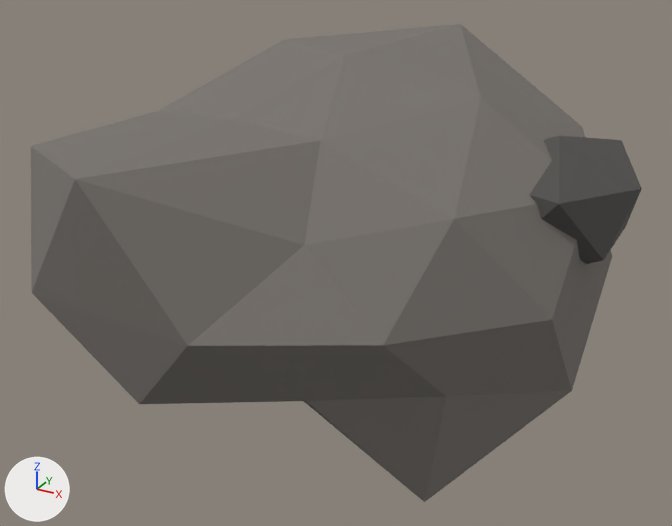
A saved change to the glTF model assets/models/kits/rock_boulder_a.glb.
Camera for both pictures: a 50 mm lens placed at (2.34, -4.36, 1.48), pointed at (-0.04, -0.03, -0.68). The lights are fixed; the arrows at lower left show +X, +Y and +Z. The first picture is the older version. Vertices at exactly the same position are counted once.

Before the edit, the objects in view are built like this:
```python
me_rock_boulder_a = bpy.data.meshes.new('rock_boulder_a')
me_rock_boulder_a.from_pydata(...)  # 78 vertices, 140 faces; spans x -1.35..1.56, y -1.54..1.76, z -1.69..0.57
# faces by material slot: [80, 60]
me_rock_boulder_a.materials.append(mat_rock_mid)  # grey #78736e
me_rock_boulder_a.materials.append(mat_rock_dark)  # dark grey #524f4c
ob_rock_boulder_a = bpy.data.objects.new('rock_boulder_a', me_rock_boulder_a)
ob_rock_boulder_a.location = (0.0, 0.0, 0.0)
```
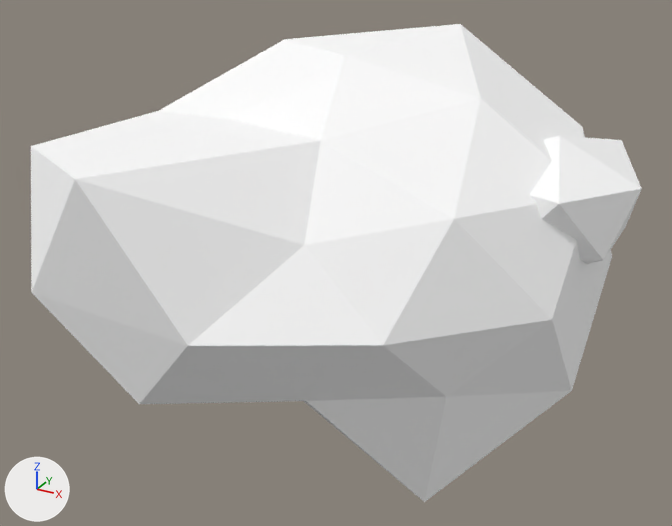
What changed in the scene script:
```text
Add mat_m_beach_kit_trim:
    mat_m_beach_kit_trim = principled_material('M_beach_kit_trim')
    mat_m_beach_kit_trim.base_color = (1.0, 1.0, 1.0)  # white #ffffff
    mat_m_beach_kit_trim.roughness = 0.92
Change me_rock_boulder_a:
    where me_rock_boulder_a.from_pydata(...)  # 78 vertices, 140 faces; spans x -1.35..1.56, y -1.54..1.76, z -1.69..0.57
    used by ob_rock_boulder_a; location = (0.0, 0.0, 0.0)
    me_rock_boulder_a part 1: all 80 faces that had it switch from mat_rock_mid (grey #78736e) to mat_m_beach_kit_trim (white #ffffff)
    me_rock_boulder_a part 2: all 60 faces that had it switch from mat_rock_dark (dark grey #524f4c) to mat_m_beach_kit_trim (white #ffffff)
```

Location of each change, (x1, y1, x2, y2) in pixels of the pictures (672 x 526 px):
part 1 of me_rock_boulder_a, recoloured (grey to white): (31, 24, 612, 502) in both
part 2 of me_rock_boulder_a, recoloured (dark grey to white): (530, 136, 642, 264) in both
